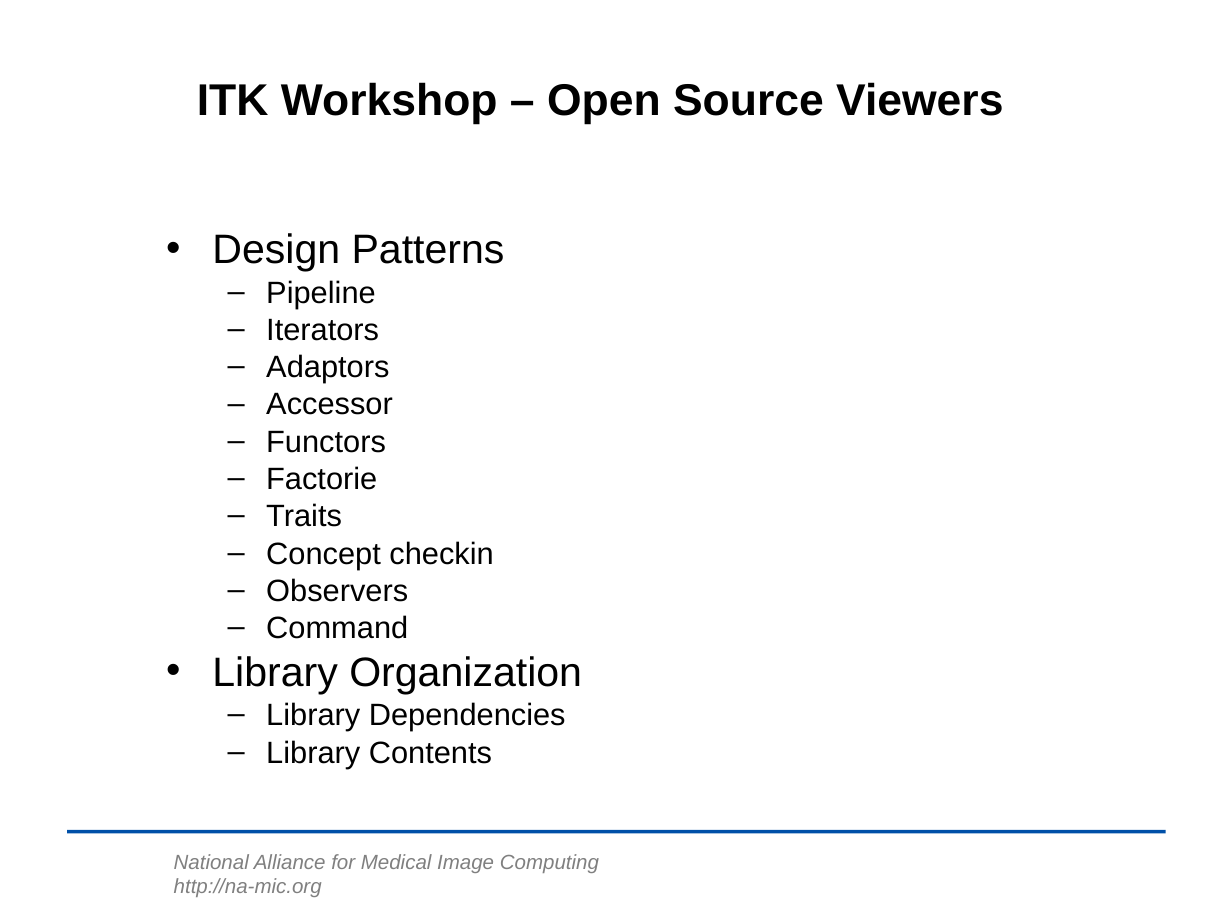
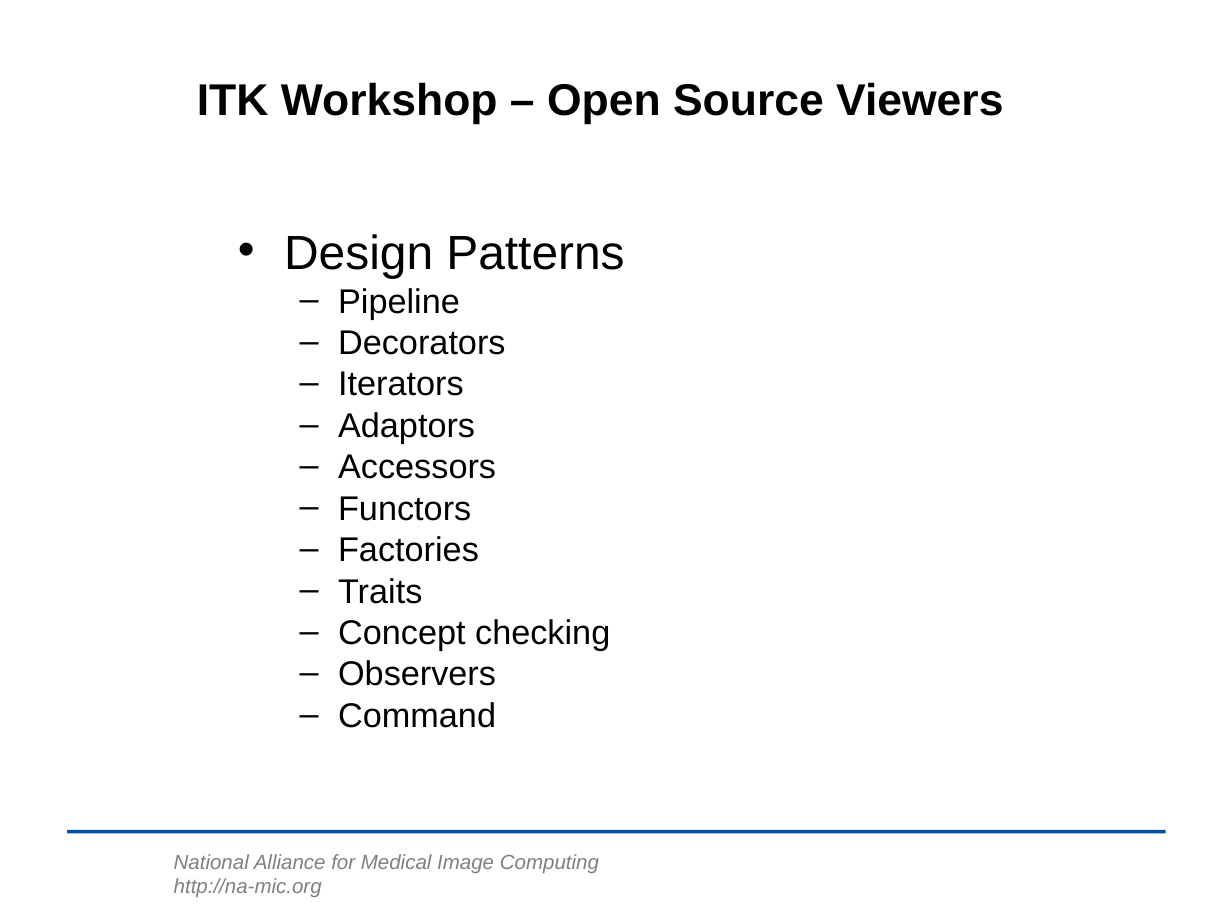
Before and after one commit to lheckemann/namic-sandbox, a slide deck: slide 2 of ITKAdvancedCourse/doc/presentations/DesignPatterns.ppt. Drawn at 1232x924 pixels with LibreOffice and Linux fonts; fonts in the diff are those of the drawing; background and template pictures are left out. Boxes give left, top, right and bottom in pixels: in the first picture for what was removed or moved away, otherwise in the second. Text is boxed around its words. In the diff, an @@ line names an element or a change of style, - is before the commit and + after.

Commit message:
ENH: Added description of the pipeline, pervasive pipelining and Decorator.

```diff
--- a/ITKAdvancedCourse/doc/presentations/DesignPatterns.ppt
+++ b/ITKAdvancedCourse/doc/presentations/DesignPatterns.ppt
@@ text "Design Patterns": place and size @@
-text "Design Patterns" at <box>212,233,582,768</box>
+text "Design Patterns" at <box>284,234,624,728</box>
@@ text at <box>284,234,624,728</box>: size 24 to 28 pt in "Design Patterns"; size 18 to 20 pt in "Pipeline", "Iterators", "Adaptors", "Functors" and 3 more places; more space between paragraphs @@
@@ text at <box>338,330,505,355</box>: paragraph added @@
+  – Decorators
@@ text at <box>338,454,496,479</box>: text changed; size 18 to 20 pt @@
-  – Accessor
+  – Accessors
@@ text at <box>338,536,479,562</box>: text changed; size 18 to 20 pt @@
-  – Factorie
+  – Factories
@@ text at <box>338,619,610,650</box>: text changed; size 18 to 20 pt @@
-  – Concept checkin
+  – Concept checking
@@ text at <box>212,656,582,768</box>: paragraphs removed @@
-• Library Organization
-  – Library Dependencies
-  – Library Contents
```
Also in this commit, not shown: 21 slides added.
